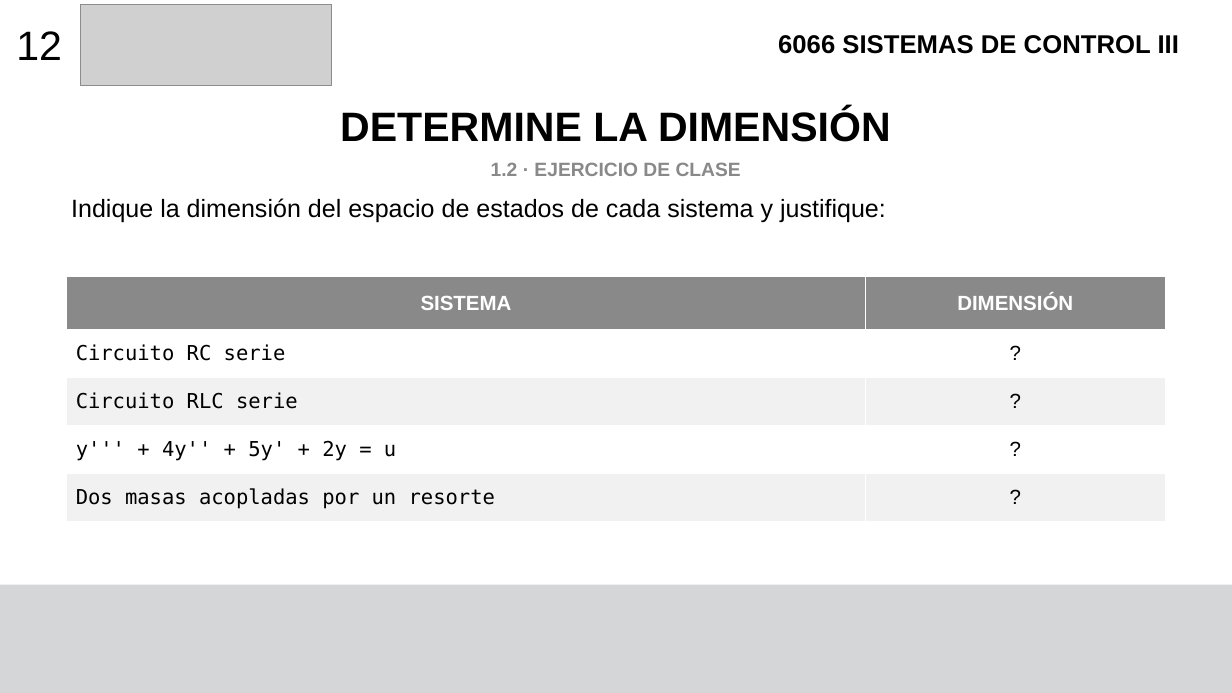
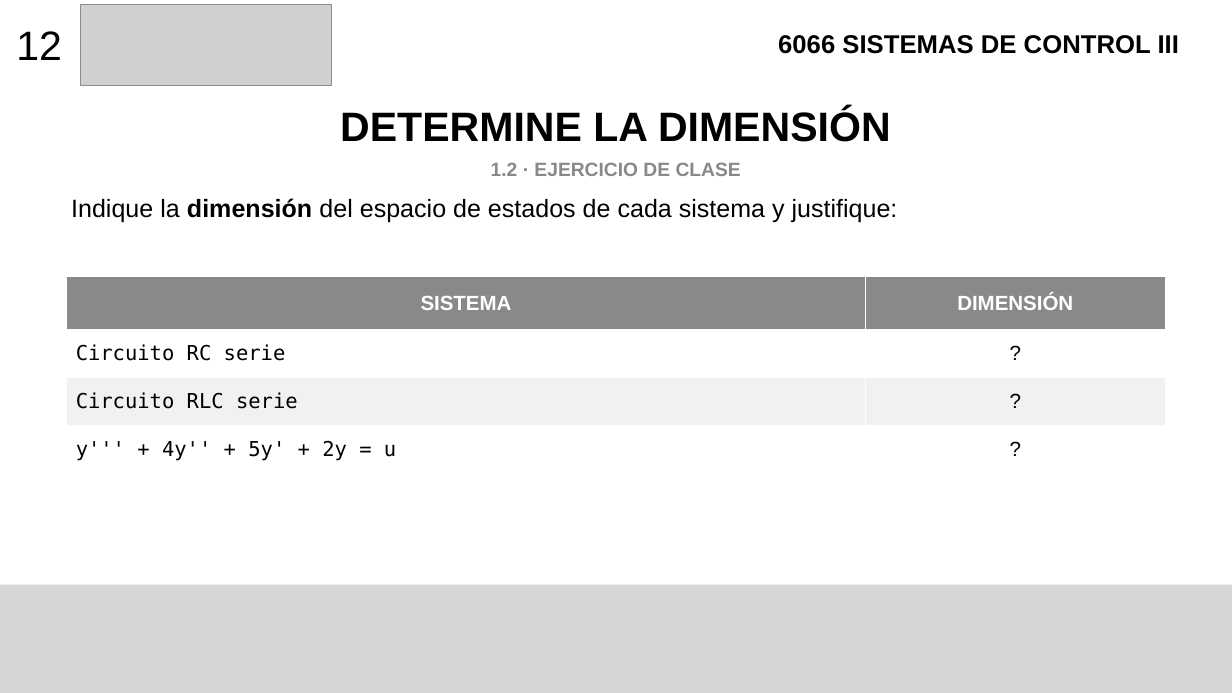
Before and after one commit to F4bian1012/Sistemas-de-Control-III, a slide deck: slide 14 of Semana_2_Clasificacion_de_sistemas/Introduccion al espacio de estados.pptx (slide 12 before the commit). Drawn at 1232x693 pixels with LibreOffice and Linux fonts; fonts in the diff are those of the drawing; grey boxes stand for pictures. Boxes give left, top, right and bottom in pixels: in the first picture for what was removed or moved away, otherwise in the second. Text is boxed around its words. In the diff, an @@ line names an element or a change of style, - is before the commit and + after.

Commit message:
Nuevas actualizaciones en Introduccion al espacio de estados

```diff
--- a/Semana_2_Clasificacion_de_sistemas/Introduccion al espacio de estados.pptx
+++ b/Semana_2_Clasificacion_de_sistemas/Introduccion al espacio de estados.pptx
@@ text "Indique la dimensión del espacio ..." at (x1=71, y1=198, x2=898, y2=223): bold on in "dimensión" @@
@@ table at (x1=67, y1=276, x2=1165, y2=474) @@
-row 5: Dos masas acopladas por un resorte | ?
```
Also in this commit, not shown: 12 other slides changed, 3 slides added.
